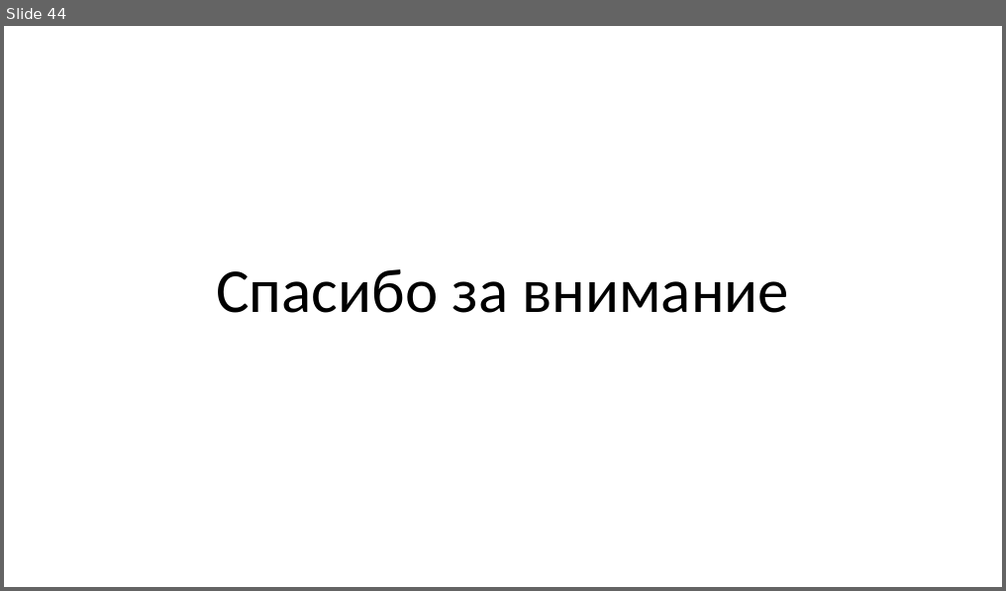
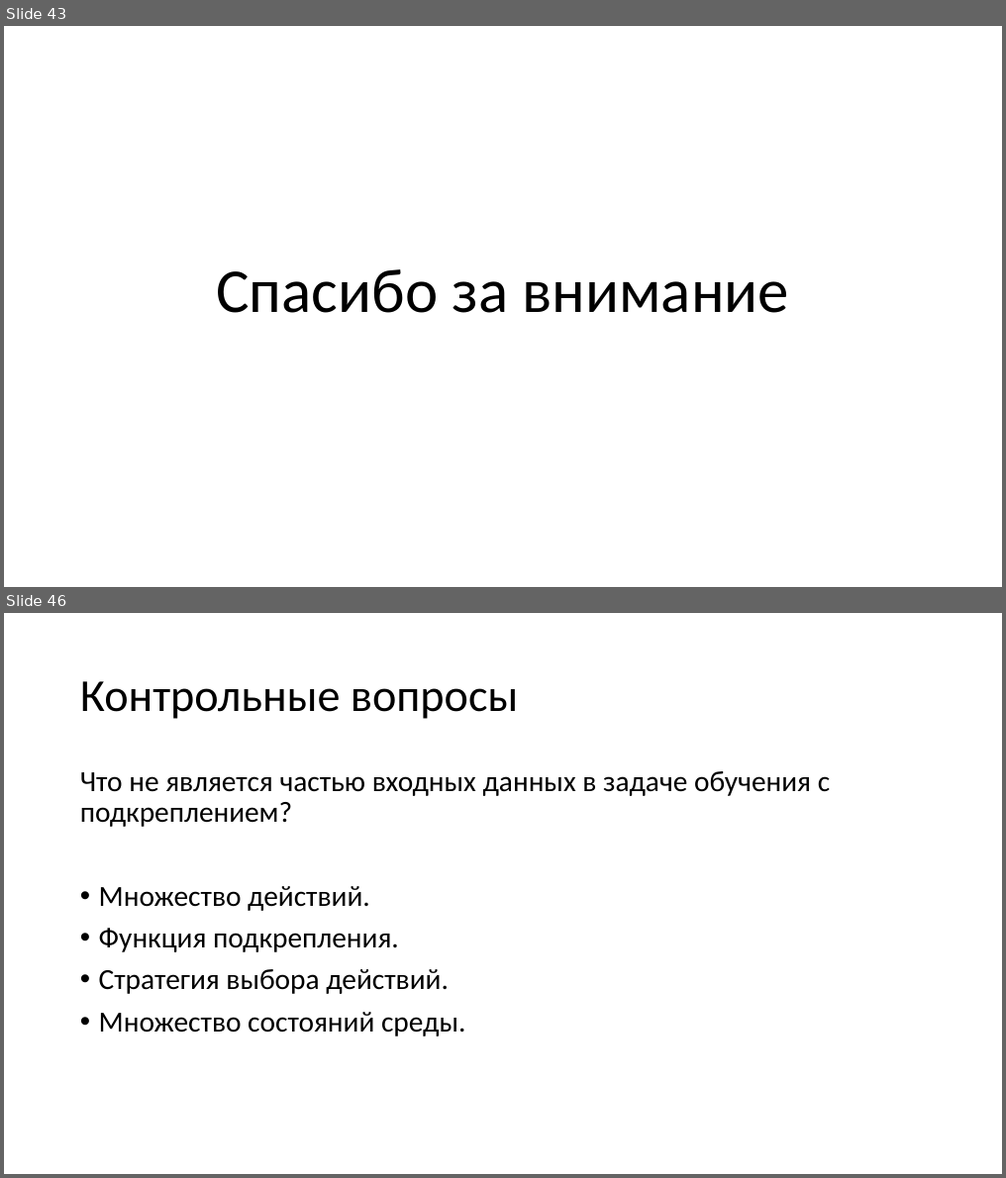
Before and after one commit to mosalov/AI_main_lectures, a slide deck: Лекция 14 19_05_2021.pptx. Shown one above the other, each under a label of ours: slide 44 before the commit, slides 43 and 46 after it; the slides between them are not shown. The pictures are 1006x591 and 1006x1178 pixels, drawn with LibreOffice and Linux fonts; fonts in the diff are those of the drawing. Boxes give left, top, right and bottom in pixels: in the first picture for what was removed or moved away, otherwise in the second. Text is boxed around its words. In the diff, an @@ line names an element or a change of style, - is before the commit and + after.

```diff
--- a/Лекция 14 19_05_2021.pptx
+++ b/Лекция 14 19_05_2021.pptx
@@ slide 46 added at [4,613,1002,1174], background #FFFFFF @@
@@ title added at [80,681,518,719], 44 pt, text #000000 @@
+Контрольные вопросы
@@ text added at [80,771,830,1037], 28 pt, text #000000 @@
+Что не является частью входных данных в задаче обучения с подкреплением?
+• Множество действий.
+• Функция подкрепления.
+• Стратегия выбора действий.
+• Множество состояний среды.
@@ what was slide 44 is now slide 43 @@
```
Also in this commit, not shown: 4 slides changed, 7 other slides added, 3 slides removed, 2 other files.
